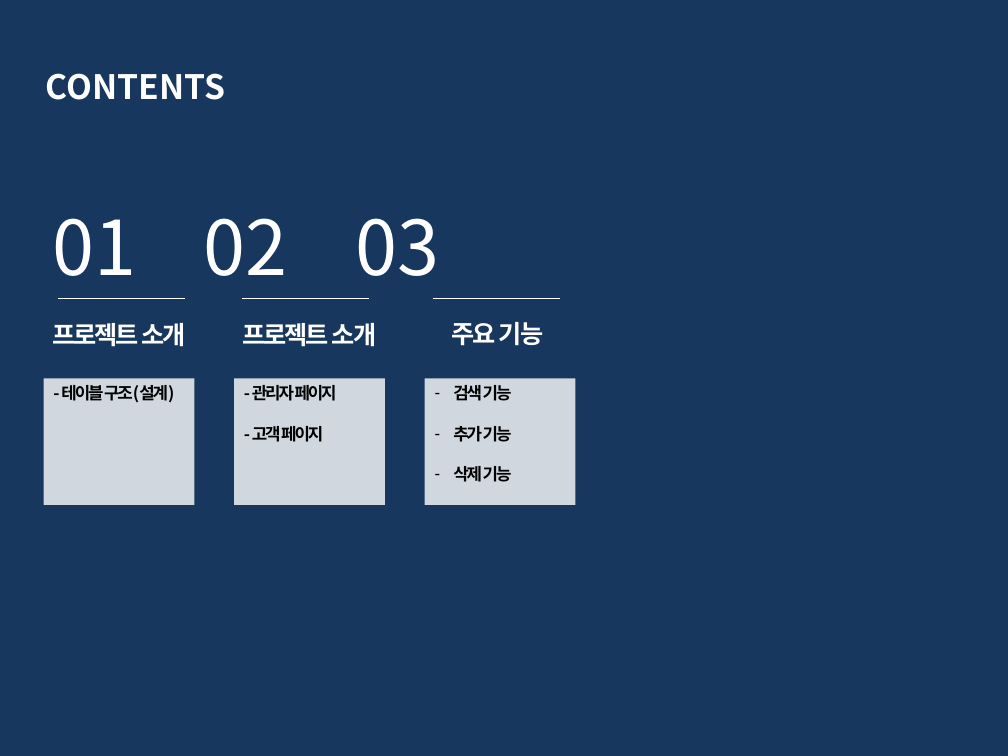
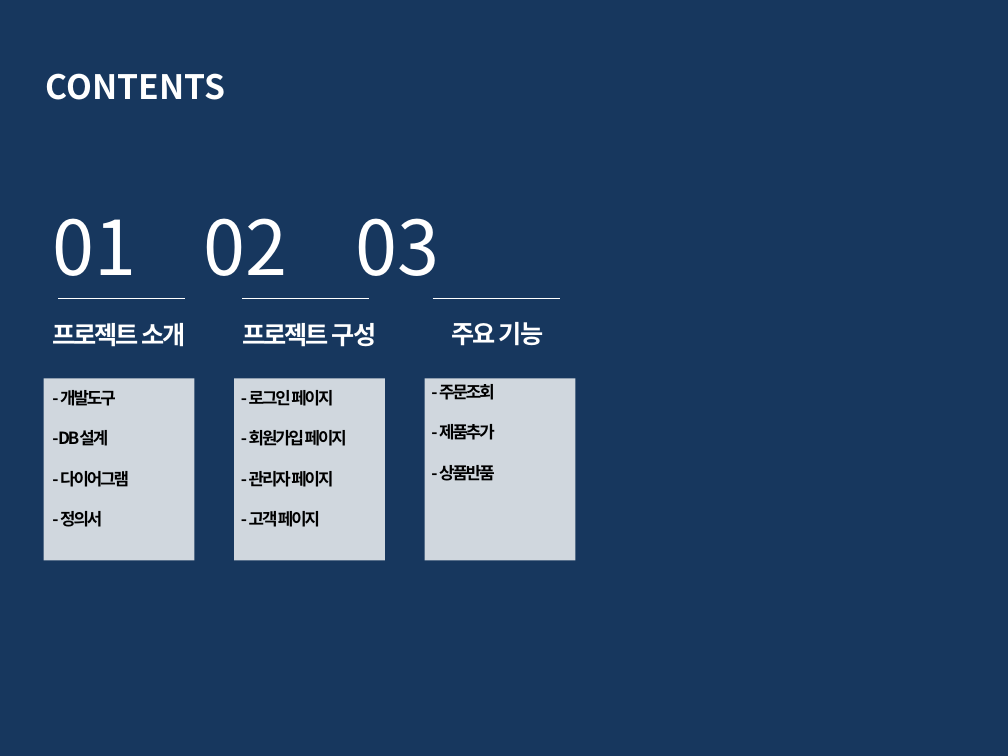
Before and after one commit to KImSangGeon/Shopping, a slide deck: slide 2 of ppt/쇼핑몰_PPT_김상건.pptx. Drawn at 1008x756 pixels with LibreOffice and Linux fonts; fonts in the diff are those of the drawing. Boxes give left, top, right and bottom in pixels: in the first picture for what was removed or moved away, otherwise in the second. Text is boxed around its words. In the diff, an @@ line names an element or a change of style, - is before the commit and + after.

```diff
--- a/ppt/쇼핑몰_PPT_김상건.pptx
+++ b/ppt/쇼핑몰_PPT_김상건.pptx
@@ text at (x1=243, y1=323, x2=376, y2=347): text changed @@
-프로젝트 소개
+프로젝트 구성
@@ rectangle resized from (x1=43, y1=378, x2=195, y2=505) to (x1=43, y1=378, x2=195, y2=560) @@
@@ rectangle resized from (x1=234, y1=378, x2=385, y2=505) to (x1=234, y1=378, x2=385, y2=560) @@
@@ rectangle resized from (x1=424, y1=378, x2=576, y2=505) to (x1=424, y1=378, x2=576, y2=560) @@
@@ text at (x1=439, y1=384, x2=494, y2=481): text changed @@
-– 검색 기능
-– 추가 기능
-– 삭제 기능
+- 주문조회
+- 제품추가
+- 상품반품
@@ text at (x1=58, y1=390, x2=129, y2=527): text changed @@
-- 테이블 구조(설계)
+- 개발도구
+- DB설계
+- 다이어그램
+- 정의서
@@ text at (x1=249, y1=390, x2=347, y2=446): paragraphs added @@
+- 로그인 페이지
+- 회원가입 페이지
```
Also in this commit, not shown: 10 other slides changed, 3 slides added, 2 slides removed, 15 other files.
